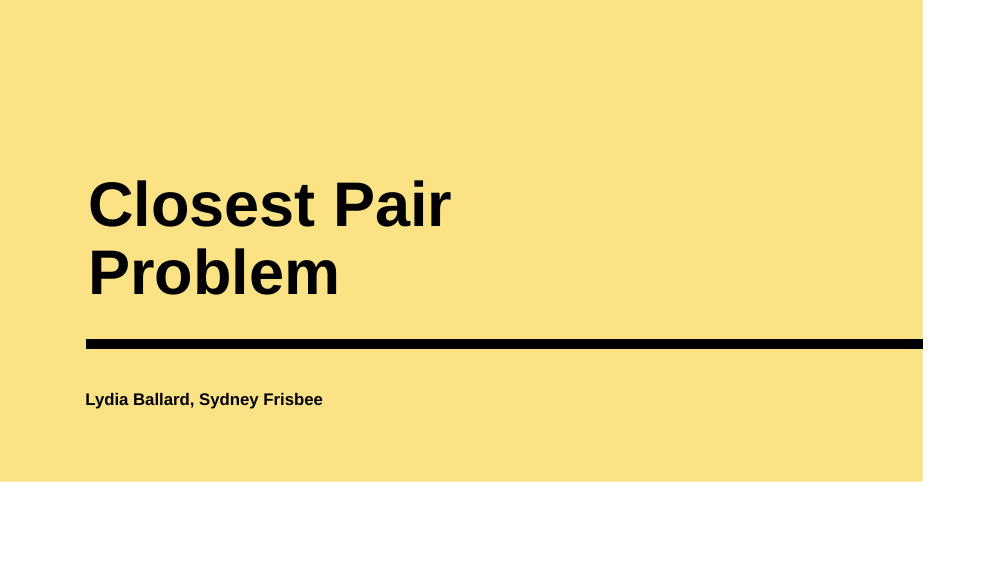
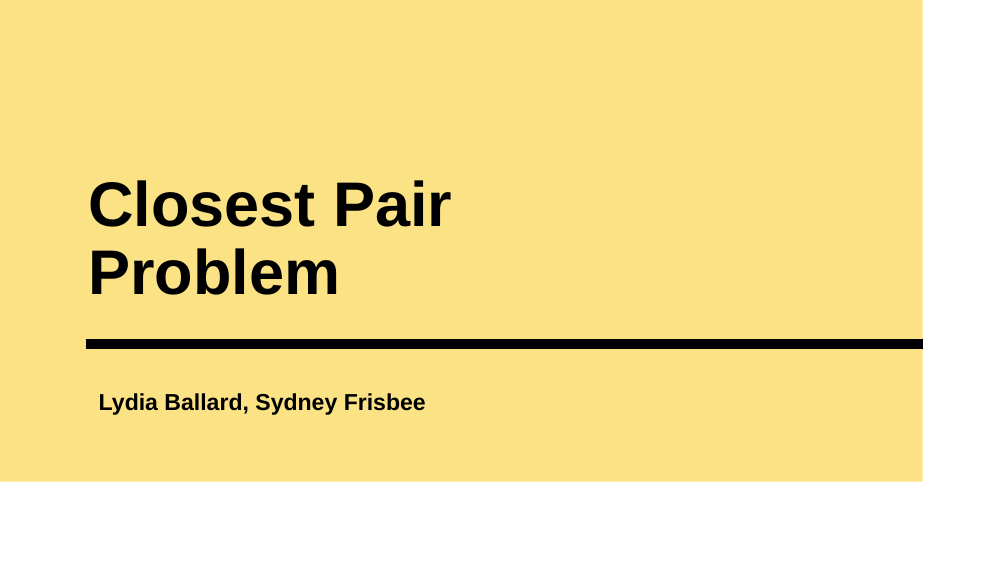
Before and after one commit to lmballard42/Closest_Pair_Algorithm_Comparison, a slide deck: slide 1 of Presentation/Closest Pair Presentation.pptx. Drawn at 1008x567 pixels with LibreOffice and Linux fonts; fonts in the diff are those of the drawing. Boxes give left, top, right and bottom in pixels: in the first picture for what was removed or moved away, otherwise in the second. Text is boxed around its words. In the diff, an @@ line names an element or a change of style, - is before the commit and + after.

```diff
--- a/Presentation/Closest Pair Presentation.pptx
+++ b/Presentation/Closest Pair Presentation.pptx
@@ text "Lydia Ballard, Sydney Frisbee": place and size @@
-text "Lydia Ballard, Sydney Frisbee" at bbox=[85, 393, 323, 409]
+text "Lydia Ballard, Sydney Frisbee" at bbox=[99, 393, 426, 415]
@@ text "Lydia Ballard, Sydney Frisbee" at bbox=[99, 393, 426, 415]: size 16 to 22 pt @@
```
Also in this commit, not shown: 6 other slides changed, 1 slide removed.
